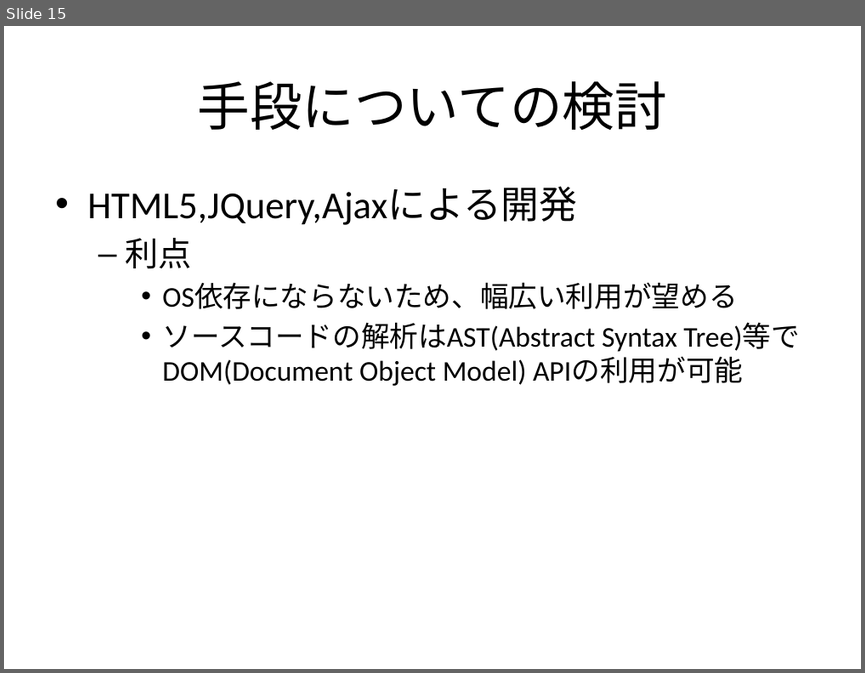
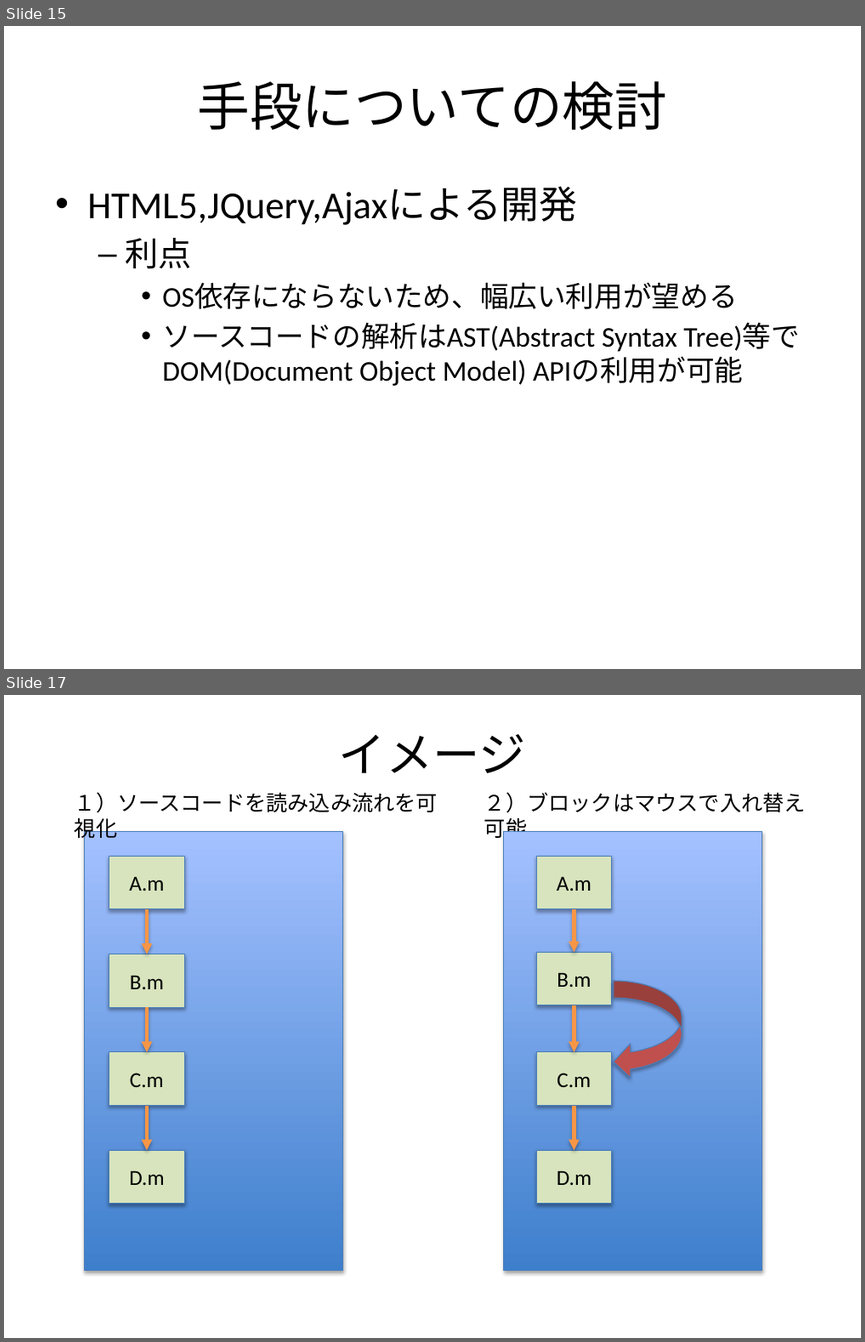
Before and after one commit to f-akazawa/akaz_uecdevelop, a slide deck: doc/中間発表資料.pptx. Shown one above the other, each under a label of ours: slide 15 before the commit, slides 15 and 17 after it; the slides between them are not shown. The pictures are 865x673 and 865x1342 pixels, drawn with LibreOffice and Linux fonts; fonts in the diff are those of the drawing. Boxes give left, top, right and bottom in pixels: in the first picture for what was removed or moved away, otherwise in the second. Text is boxed around its words. In the diff, an @@ line names an element or a change of style, - is before the commit and + after.

```diff
--- a/doc/中間発表資料.pptx
+++ b/doc/中間発表資料.pptx
@@ slide 17 added at <box>4,695,861,1338</box>, background #FFFFFF @@
@@ title added at <box>339,734,527,773</box>, 39.6 pt, text #000000 @@
+イメージ
@@ text added at <box>75,792,438,842</box>, 18 pt, text #000000 @@
+１）ソースコードを読み込み流れを可視化
@@ text added at <box>484,792,806,842</box>, 18 pt, text #000000 @@
+２）ブロックはマウスで入れ替え可能
@@ rectangle added at <box>85,831,343,1270</box>, fill gradient #3F80CE to #A4C4FF, outline #4B7EBC 0.75 pt @@
@@ rectangle added at <box>504,831,762,1270</box>, fill gradient #3F80CE to #A4C4FF, outline #4B7EBC 0.75 pt @@
@@ rectangle added at <box>109,857,185,909</box>, fill #D7E4BD, outline #4B7EBC 0.75 pt, 18 pt, text #000000 @@
+A.m
@@ rectangle added at <box>536,857,612,909</box>, fill #D7E4BD, outline #4B7EBC 0.75 pt, 18 pt, text #000000 @@
+A.m
@@ arrow added from (147, 909) to (147, 953), #F79646 3 pt @@
@@ arrow added from (574, 909) to (574, 952), #F79646 3 pt @@
@@ rectangle added at <box>109,953,185,1007</box>, fill #D7E4BD, outline #4B7EBC 0.75 pt, 18 pt, text #000000 @@
+B.m
@@ rectangle added at <box>536,952,612,1005</box>, fill #D7E4BD, outline #4B7EBC 0.75 pt, 18 pt, text #000000 @@
+B.m
@@ curved left arrow added at <box>613,981,681,1078</box>, fill #C0504D, outline #4B7EBC 0.75 pt @@
@@ arrow added from (147, 1007) to (147, 1052), #F79646 3 pt @@
@@ arrow added from (574, 1005) to (574, 1052), #F79646 3 pt @@
@@ rectangle added at <box>109,1052,185,1106</box>, fill #D7E4BD, outline #4B7EBC 0.75 pt, 18 pt, text #000000 @@
+C.m
@@ rectangle added at <box>536,1052,612,1106</box>, fill #D7E4BD, outline #4B7EBC 0.75 pt, 18 pt, text #000000 @@
+C.m
@@ arrow added from (147, 1106) to (147, 1150), #F79646 3 pt @@
@@ arrow added from (574, 1106) to (574, 1150), #F79646 3 pt @@
@@ rectangle added at <box>109,1150,185,1203</box>, fill #D7E4BD, outline #4B7EBC 0.75 pt, 18 pt, text #000000 @@
+D.m
@@ rectangle added at <box>536,1150,612,1203</box>, fill #D7E4BD, outline #4B7EBC 0.75 pt, 18 pt, text #000000 @@
+D.m
```
Also in this commit, not shown: 6 slides changed, 1 other slide added.
